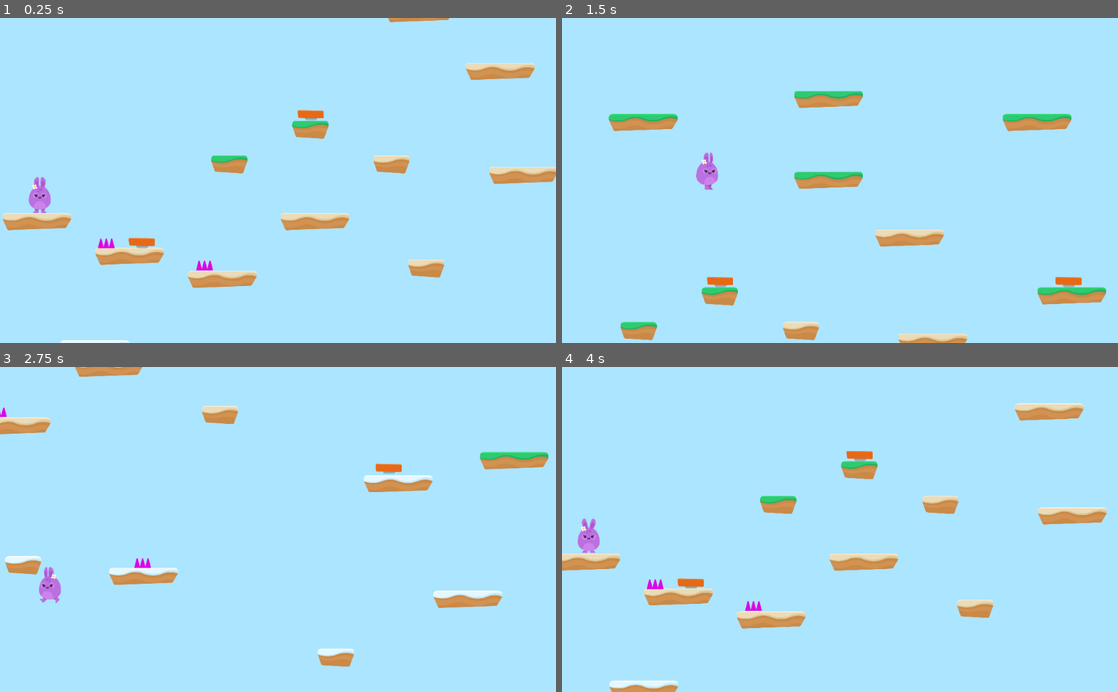
Above: before the commit, frames 1-4 (two rows, left to right).
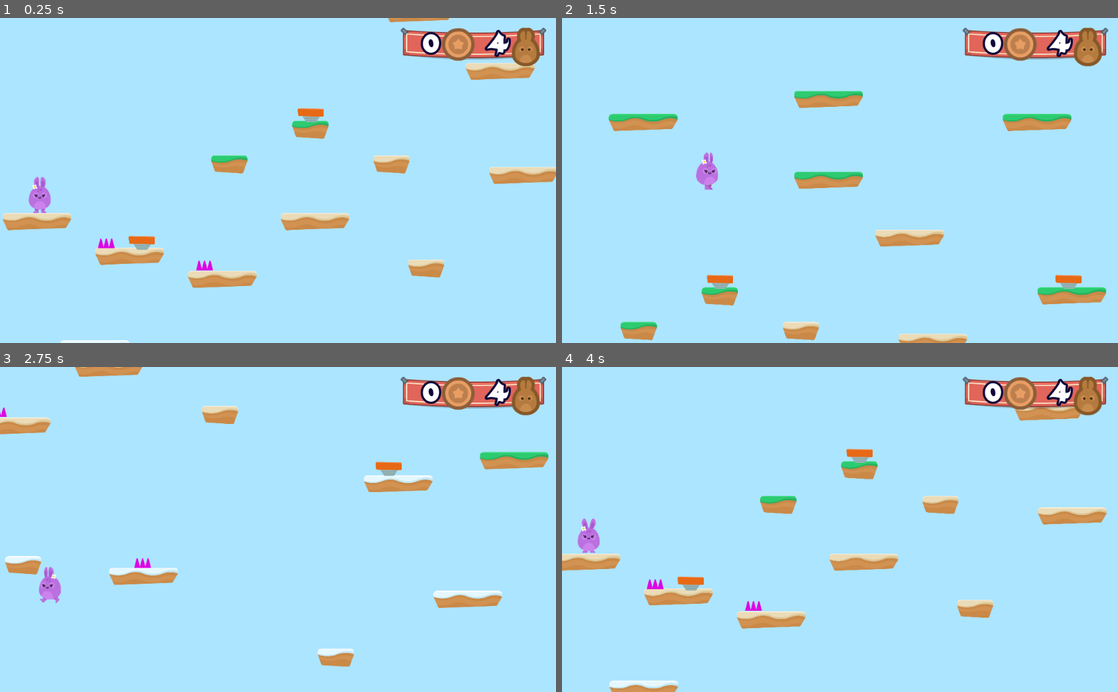
Above: after the commit, the same moments.

Repository: rtaibah/bunny-hop
Game: Godot game, scene res://Levels/Level1.tscn
Same seed, same stepped clock (60 frames per second), same inputs: the game is played once before the commit and once after it.
Inputs (mouse positions are in pixels of both pictures, inside the frame that each line leads up to):
- Up to frame 1 (0.25 s): no input
- Up to frame 2 (1.5 s): hold D (right) from 0.53 s (still down); tap W (jump) at 0.77 s
- Up to frame 3 (2.75 s): tap W (jump) at 1.52 s; release D (right) at 2.03 s; hold A (left) from 2.03 s (still down)
- Up to frame 4 (4 s): release A (left) at 2.78 s; hold D (right) 2.78-3.5 s; tap W (jump) at 3.02 s; click (751, 562) at 3.5 s

The runs differ from the first frame. In frame 1, 2.5% of the frame differs, in the area x 23-99%, y 2-72%; in frame 2, 2.5%, in the area x 26-99%, y 2-84%; in frame 3, 2.4%; in frame 4, 2.5%.

Commit message:
Adding GUI
Co-Authored-By: K9INE <68145768+k9ine@users.noreply.github.com>

Diff:
--- /dev/null
+++ b/GUI/GUI.gd
@@ -0,0 +1,7 @@
+extends CanvasLayer
+
+func _ready():
+	$Control/TextureRect/HBoxContainer/LifeCount.text = "4"
+
+func update_lives(lives_left):
+	$Control/TextureRect/HBoxContainer/LifeCount.text = str(lives_left)
--- /dev/null
+++ b/GUI/GUI.tscn
@@ -0,0 +1,79 @@
+[gd_scene load_steps=7 format=2]
+
+[ext_resource path="res://GFX/HUD/bannerHanging.png" type="Texture" id=1]
+[ext_resource path="res://GFX/HUD/coin_bronze.png" type="Texture" id=2]
+[ext_resource path="res://GFX/HUD/lifes.png" type="Texture" id=3]
+[ext_resource path="res://Fonts/candles_.ttf" type="DynamicFontData" id=4]
+[ext_resource path="res://GUI/GUI.gd" type="Script" id=5]
+
+[sub_resource type="DynamicFont" id=1]
+size = 48
+outline_size = 4
+outline_color = Color( 0.0470588, 0.0156863, 0.223529, 1 )
+use_filter = true
+font_data = ExtResource( 4 )
+
+[node name="GUI" type="CanvasLayer" groups=[
+"GUI",
+]]
+script = ExtResource( 5 )
+
+[node name="Control" type="Control" parent="."]
+anchor_right = 1.0
+anchor_bottom = 1.0
+__meta__ = {
+"_edit_use_anchors_": false
+}
+
+[node name="TextureRect" type="TextureRect" parent="Control"]
+anchor_left = 1.0
+anchor_right = 1.0
+margin_left = -286.0
+margin_top = 18.0
+margin_bottom = 59.0
+texture = ExtResource( 1 )
+__meta__ = {
+"_edit_use_anchors_": false
+}
+
+[node name="HBoxContainer" type="HBoxContainer" parent="Control/TextureRect"]
+anchor_right = 1.0
+anchor_bottom = 1.0
+margin_left = 12.0
+margin_right = -30.0
+margin_bottom = -12.0
+alignment = 1
+__meta__ = {
+"_edit_use_anchors_": false
+}
+
+[node name="CoinCount" type="Label" parent="Control/TextureRect/HBoxContainer"]
+margin_top = 4.0
+margin_right = 60.0
+margin_bottom = 66.0
+size_flags_horizontal = 3
+custom_fonts/font = SubResource( 1 )
+text = "0"
+align = 2
+
+[node name="CoinIcon" type="TextureRect" parent="Control/TextureRect/HBoxContainer"]
+margin_left = 64.0
+margin_right = 124.0
+margin_bottom = 71.0
+texture = ExtResource( 2 )
+
+[node name="LifeCount" type="Label" parent="Control/TextureRect/HBoxContainer"]
+margin_left = 128.0
+margin_top = 4.0
+margin_right = 188.0
+margin_bottom = 66.0
+size_flags_horizontal = 3
+custom_fonts/font = SubResource( 1 )
+text = "0"
+align = 2
+
+[node name="LifeIcon" type="TextureRect" parent="Control/TextureRect/HBoxContainer"]
+margin_left = 192.0
+margin_right = 244.0
+margin_bottom = 71.0
+texture = ExtResource( 3 )
--- a/Hazards/Hazards.gd
+++ b/Hazards/Hazards.gd
@@ -2,4 +2,4 @@
 
 
 func _on_SpikesTop_body_entered(body):
-	body.hurt()
+	get_tree().call_group("Gamestate","hurt")
--- a/Items/JumpPad.tscn
+++ b/Items/JumpPad.tscn
@@ -43,7 +43,6 @@
 
 [node name="AnimatedSprite" type="AnimatedSprite" parent="."]
 frames = SubResource( 1 )
-frame = 1
 playing = true
 
 [node name="CollisionShape2D" type="CollisionShape2D" parent="."]
--- a/Levels/GameOver.gd
+++ b/Levels/GameOver.gd
@@ -1,6 +1,4 @@
 extends Control
-
-
 
 
 func _on_RestartButton_pressed():
--- /dev/null
+++ b/Levels/GameState.gd
@@ -0,0 +1,21 @@
+extends Node2D
+
+var lives = 4
+
+func _ready():
+	add_to_group("Gamestate")
+	update_GUI()
+
+func hurt():
+	lives -= 1
+	$Player.hurt()
+	update_GUI()
+	if lives < 0:
+		end_game()
+
+func update_GUI():
+	get_tree().call_group("GUI", "update_lives", lives)
+
+
+func end_game():
+	get_tree().change_scene("res://Levels/GameOver.tscn")
--- a/Levels/Level1.tscn
+++ b/Levels/Level1.tscn
@@ -1,13 +1,16 @@
-[gd_scene load_steps=6 format=2]
+[gd_scene load_steps=8 format=2]
 
 [ext_resource path="res://Player/Player.tscn" type="PackedScene" id=1]
 [ext_resource path="res://Levels/Tileset.tres" type="TileSet" id=2]
 [ext_resource path="res://Hazards/SpikesTop.tscn" type="PackedScene" id=3]
 [ext_resource path="res://SFX/Chiptune_Adventures_1.ogg" type="AudioStream" id=4]
 [ext_resource path="res://Items/JumpPad.tscn" type="PackedScene" id=5]
+[ext_resource path="res://Levels/GameState.gd" type="Script" id=6]
+[ext_resource path="res://GUI/GUI.tscn" type="PackedScene" id=7]
 
 [node name="Level1" type="Node2D"]
 position = Vector2( -1697.06, -203.646 )
+script = ExtResource( 6 )
 
 [node name="Player" parent="." instance=ExtResource( 1 )]
 position = Vector2( 1800.13, 261.234 )
@@ -64,3 +67,5 @@
 stream = ExtResource( 4 )
 volume_db = -10.0
 autoplay = true
+
+[node name="GUI" parent="." instance=ExtResource( 7 )]
--- a/Player/Player.gd
+++ b/Player/Player.gd
@@ -9,7 +9,6 @@
 const WORLD_LIMIT = 3000
 const BOOST_MULTIPLIER = 1.5
 
-var lives = 3
 
 signal animate
 
@@ -23,7 +22,7 @@
 
 func apply_gravity():
 	if position.y > WORLD_LIMIT:
-		game_over()
+			get_tree().call_group("Gamestate","end_game")
 	if  is_on_floor():
 		motion.y = 0
 	elif is_on_ceiling():
@@ -49,10 +48,6 @@
 func animate():
 	emit_signal("animate", motion)
 #
-#
-func game_over():
-	get_tree().change_scene("res://Levels/GameOver.tscn")
-
 
 func hurt():
 	# Move up a pixel to bypass gravity
@@ -61,10 +56,8 @@
 	# So we are waiting for a signal from get_tree that is an "idle_frame"
 	yield(get_tree(), "idle_frame")
 	motion.y -= JUMP_SPEED
-	lives -= 1
 	$PainSFX.play()
-	if lives < 0:
-		game_over()
+
 
 
 func boost():
--- a/default_bus_layout.tres
+++ b/default_bus_layout.tres
@@ -1,4 +1,4 @@
 [gd_resource type="AudioBusLayout" format=2]
 
 [resource]
-bus/0/volume_db = 1.06049
+bus/0/volume_db = -0.128275
